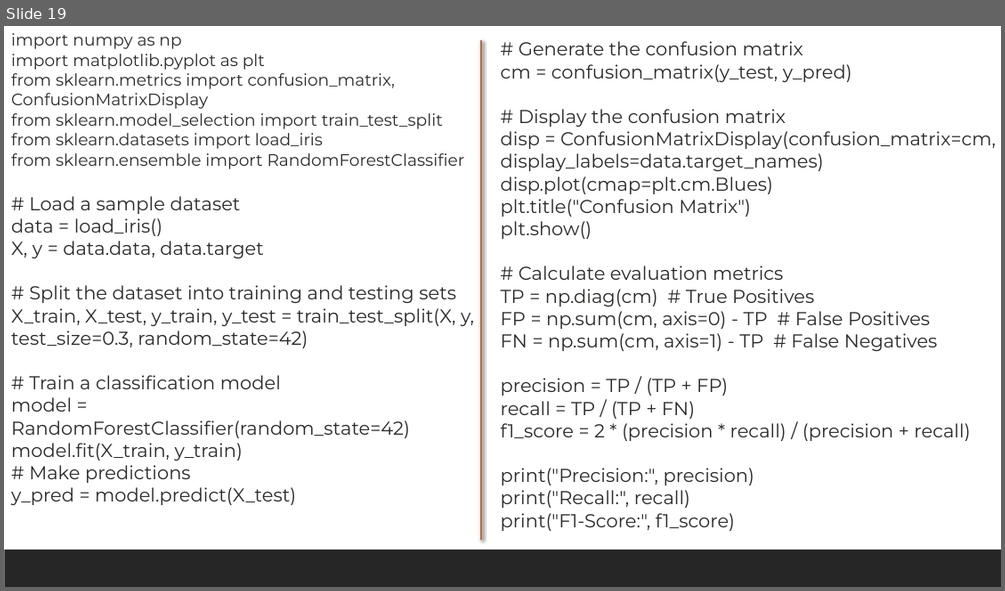
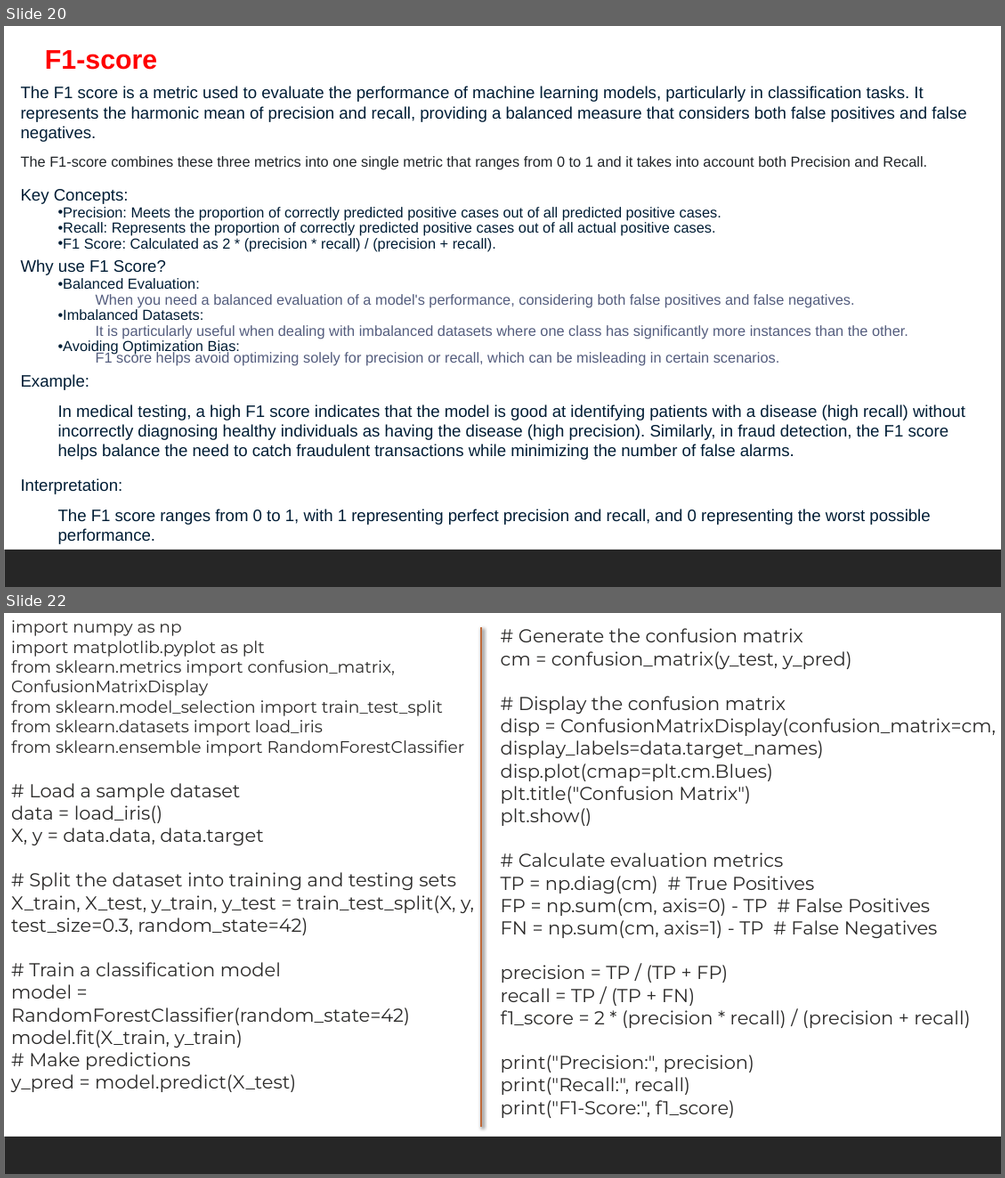
Before and after one commit to shahil04/ds_materials, a slide deck: 8.0_Machine Learning/ml_class/ml_class_notes/class_3_Logistic_regression_class.pptx. Shown one above the other, each under a label of ours: slide 19 before the commit, slides 20 and 22 after it; the slides between them are not shown. The pictures are 1005x591 and 1005x1178 pixels, drawn with LibreOffice and Linux fonts; fonts in the diff are those of the drawing. Boxes give left, top, right and bottom in pixels: in the first picture for what was removed or moved away, otherwise in the second. Text is boxed around its words. In the diff, an @@ line names an element or a change of style, - is before the commit and + after.

```diff
--- a/8.0_Machine Learning/ml_class/ml_class_notes/class_3_Logistic_regression_class.pptx
+++ b/8.0_Machine Learning/ml_class/ml_class_notes/class_3_Logistic_regression_class.pptx
@@ slide 20 added at <box>4,26,1001,587</box>, background #FFFFFF; not listed: 1 template element that a slide beside it also shows @@
@@ text added at <box>45,50,157,70</box>, 26 pt, text #FF0000, bold @@
+F1-score
@@ text added at <box>21,86,966,544</box>, 14 pt, text #001D35 @@
+The F1 score is a metric used to evaluate the performance of machine learning models, particularly in classification tasks. It represents the harmonic mean of precision and recall, providing a balanced measure that considers both false positives and false negatives.
+The F1-score combines these three metrics into one single metric that ranges from 0 to 1 and it takes into account both Precision and Recall.
+Key Concepts:
+  • Precision: Meets the proportion of correctly predicted positive cases out of all predicted positive cases.
+  • Recall: Represents the proportion of correctly predicted positive cases out of all actual positive cases.
+  • F1 Score: Calculated as 2 * (precision * recall) / (precision + recall).
+Why use F1 Score?
+  • Balanced Evaluation:
+  When you need a balanced evaluation of a model's performance, considering both false positives and false negatives.
+  • Imbalanced Datasets:
+  It is particularly useful when dealing with imbalanced datasets where one class has significantly more instances than the other.
+  • Avoiding Optimization Bias:
+  F1 score helps avoid optimizing solely for precision or recall, which can be misleading in certain scenarios.
+Example:
+  In medical testing, a high F1 score indicates that the model is good at identifying patients with a disease (high recall) without incorrectly diagnosing healthy individuals as having the disease (high precision). Similarly, in fraud detection, the F1 score helps balance the need to catch fraudulent transactions while minimizing the number of false alarms.
+Interpretation:
+  The F1 score ranges from 0 to 1, with 1 representing perfect precision and recall, and 0 representing the worst possible performance.
@@ what was slide 19 is now slide 22 @@
```
Also in this commit, not shown: 9 slides changed, 10 other slides added, 5 slides removed, 21 other files.
